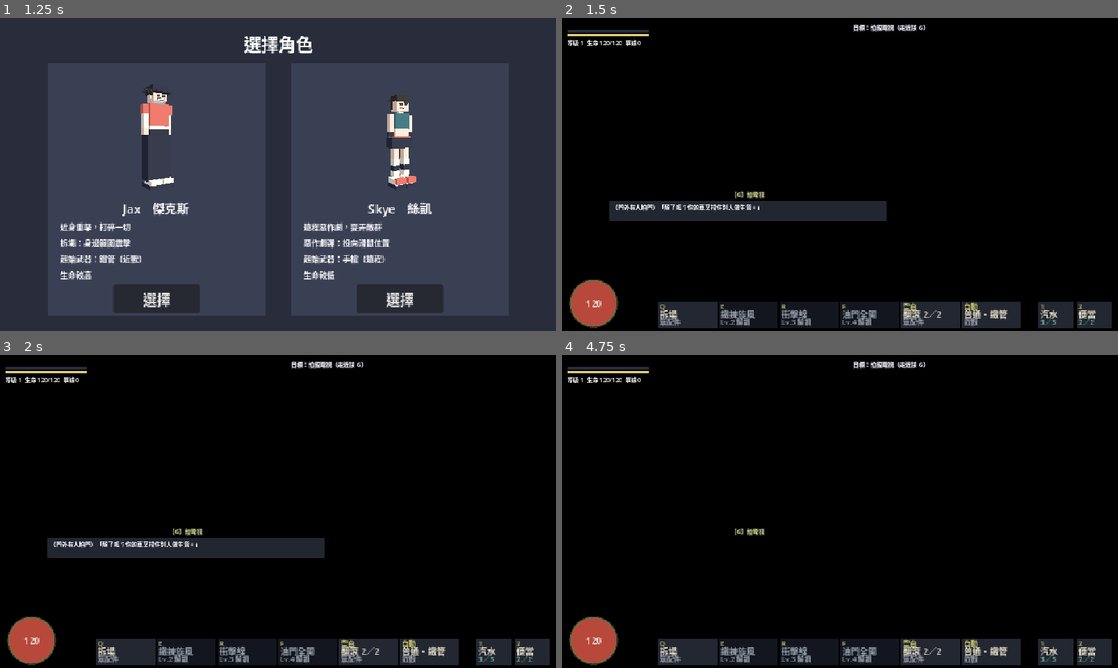
Above: before the commit, frames 1-4 (two rows, left to right).
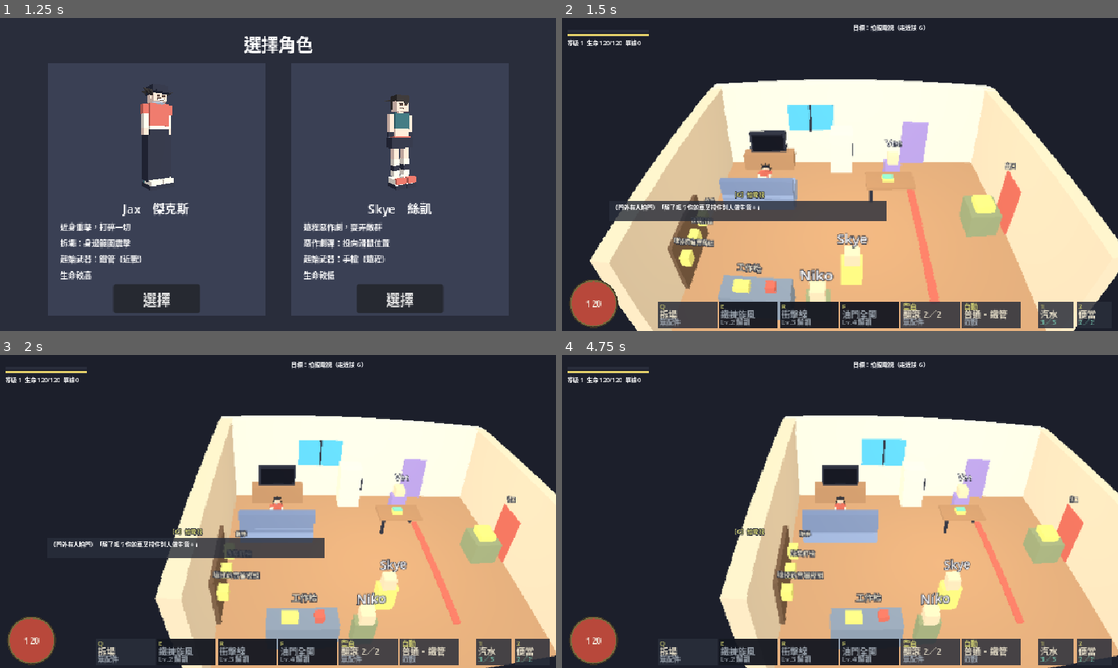
Above: after the commit, the same moments.

Repository: yauchai2/Game-Lab-2
Game: Godot game, scene res://game/title.tscn
Two runs of this game, one before a commit and one after it. Both use one fixed random seed, a clock stepped at 60 frames per second and the inputs below.
Inputs (mouse positions are in pixels of both pictures, inside the frame that each line leads up to):
- Up to frame 1 (1.25 s): click "新遊戲" at 0.5 s
- Up to frame 2 (1.5 s): click "選擇" at 1.25 s
- Up to frame 3 (2 s): no input
- Up to frame 4 (4.75 s): tap Enter at 2, 4.25 s; move the mouse to (962, 495) at 2.02 s; hold D 2.03-2.75 s; tap E at 2.1 s; click (962, 495) at 2.17 s; tap Space at 2.27, 3.5 s; drag from (728, 527) to (812, 574) at 2.77 s; move the mouse to (895, 442) at 3.52 s; hold D 3.53-4.25 s; tap Keypad Enter at 3.6 s; drag from (812, 574) to (673, 464) at 4.27 s

Frame 1 is identical in both runs. In frame 2, 94% of the frame differs, in the area x 0-100%, y 0-100%; in frame 3, 92%; in frame 4, 94%.

Commit message:
移除輪廓線，保留卡通光影
Co-Authored-By: Claude Sonnet 5.5 <noreply@anthropic.com>
Claude-Session: https://claude.ai/code/session_018tqqU6bQ53ZCSKw2HUsxJY

Diff:
--- a/game/scripts/game_settings.gd
+++ b/game/scripts/game_settings.gd
@@ -11,7 +11,7 @@
 const DEFAULTS := {
 	"master": 100, "music": 70, "sfx": 100,
 	"fullscreen": 0, "render": 1, "fisheye": 2, "shadows": 1, "vsync": 1,
-	"shake": 2, "hit_stop": 1, "damage_numbers": 1, "zoom_speed": 1, "hide_common": 0, "toon": 1, "outline": 1,
+	"shake": 2, "hit_stop": 1, "damage_numbers": 1, "zoom_speed": 1, "hide_common": 0, "toon": 1,
 }
 
 ## 調色強度（0＝關）。暫時不調色，之後按章節內容設定，由章節程式改這個值。
--- a/game/scripts/settings_menu.gd
+++ b/game/scripts/settings_menu.gd
@@ -24,7 +24,6 @@
 	["zoom_speed", "滾輪縮放速度", "cycle", ["慢", "標準", "快"]],
 	["hide_common", "隱藏白色掉落名牌", "cycle", ["關", "開"]],
 	["toon", "卡通光影", "cycle", ["關", "開"]],
-	["outline", "輪廓線", "cycle", ["關", "開"]],
 ]
 const KEYS_TEXT := "操作\nWASD 移動　空白鍵 翻滾\nQ／E／R／F 技能　Shift 格擋\n滑鼠中鍵拖曳 轉鏡頭　滾輪 縮放\nC 工作枱　Z 隱藏白色名牌\nM 音樂　V 魚眼\nEsc 設定"
 
--- a/game/scripts/toon.gd
+++ b/game/scripts/toon.gd
@@ -1,72 +1,18 @@
 extends Node
-## 全局卡通渲染：
-## 1. 所有標準材質改用卡通漫反射（分層光影、無高光）；新生成的物件自動套用。
-## 2. 依深度圖畫輪廓線（相機前一塊全螢幕方塊，Compatibility 渲染器可用）。
-## 設定：GameSettings.v["toon"]、v["outline"]（設定頁可開關）。
+## 全局卡通渲染：所有標準材質改用卡通漫反射（分層光影、無高光）；新生成的物件自動套用。
+## 設定：GameSettings.v["toon"]（設定頁可開關）。
 
 const GS := preload("res://game/scripts/game_settings.gd")
 
-const OUTLINE_SHADER := """
-shader_type spatial;
-render_mode unshaded, depth_test_disabled, cull_disabled, blend_mix;
-uniform sampler2D depth_tex : hint_depth_texture, filter_nearest;
-uniform vec4 line_color : source_color = vec4(0.07, 0.08, 0.11, 1.0);
-uniform float thickness = 1.0;
-uniform float threshold = 0.06;
-
-void vertex() {
-	POSITION = vec4(VERTEX.xy, 1.0, 1.0);
-}
-
-float lin(vec2 uv, float d, mat4 inv_proj) {
-	vec4 p = inv_proj * vec4(uv * 2.0 - 1.0, d * 2.0 - 1.0, 1.0);
-	return -p.z / p.w;
-}
-
-void fragment() {
-	vec2 px = thickness / VIEWPORT_SIZE;
-	vec2 uv = SCREEN_UV;
-	float c = lin(uv, texture(depth_tex, uv).x, INV_PROJECTION_MATRIX);
-	float e = 0.0;
-	vec2 offs[4] = vec2[](vec2(px.x, 0.0), vec2(-px.x, 0.0), vec2(0.0, px.y), vec2(0.0, -px.y));
-	for (int i = 0; i < 4; i++) {
-		vec2 u2 = uv + offs[i];
-		float n = lin(u2, texture(depth_tex, u2).x, INV_PROJECTION_MATRIX);
-		e = max(e, abs(n - c) / max(min(n, c), 0.1));
-	}
-	float a = smoothstep(threshold, threshold * 2.0, e);
-	ALBEDO = line_color.rgb;
-	ALPHA = a * line_color.a;
-}
-"""
-
-var quad := MeshInstance3D.new()
 var _toon_on := false
 
 func _ready() -> void:
 	add_to_group("toon")
-	var sh := Shader.new()
-	sh.code = OUTLINE_SHADER
-	var mat := ShaderMaterial.new()
-	mat.shader = sh
-	var q := QuadMesh.new()
-	q.size = Vector2(2, 2)
-	quad.mesh = q
-	quad.material_override = mat
-	quad.extra_cull_margin = 16384.0
-	quad.cast_shadow = GeometryInstance3D.SHADOW_CASTING_SETTING_OFF
-	var cam := get_viewport().get_camera_3d()
-	if cam == null:
-		cam = get_parent().get_node_or_null("Camera3D")
-	if cam != null:
-		cam.add_child(quad)
-		quad.position = Vector3(0, 0, -0.5)
 	get_tree().node_added.connect(_on_node_added)
 	refresh()
 
 ## 設定改變後呼叫。
 func refresh() -> void:
-	quad.visible = GS.v["outline"] == 1
 	_toon_on = GS.v["toon"] == 1
 	_walk(get_parent())
 
Not shown, changed: docs/guides/godot-setup.md
